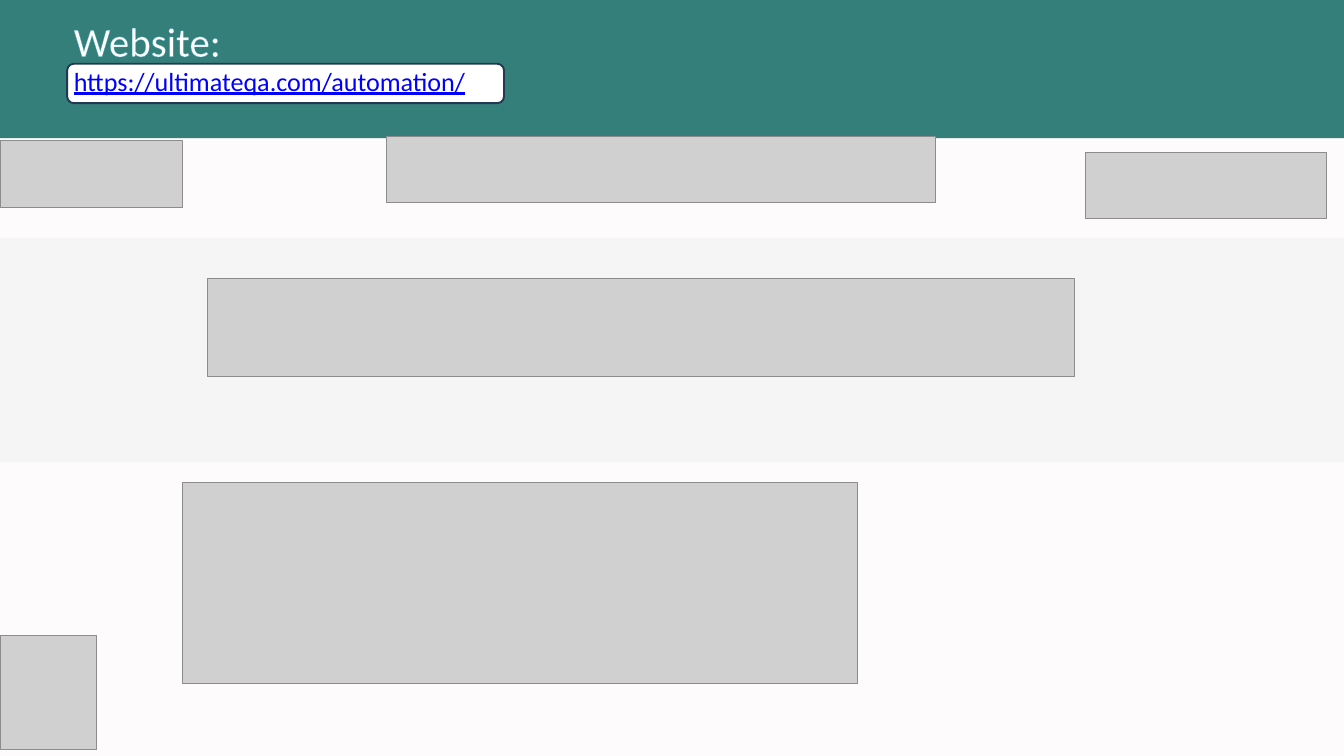
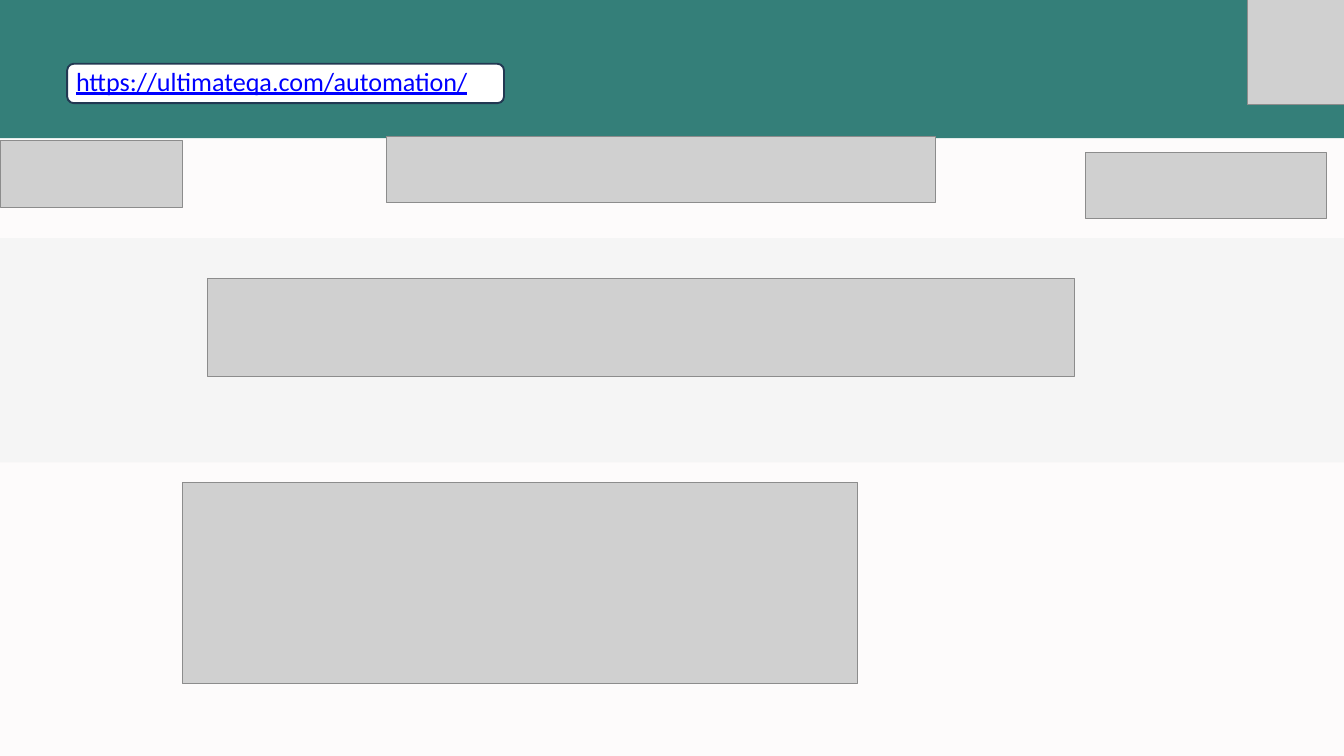
Before and after one commit to abeerali3/Automation-Project, a slide deck: slide 2 of Automation Project.pptx. Drawn at 1344x756 pixels with LibreOffice and Linux fonts; fonts in the diff are those of the drawing; grey boxes stand for pictures. Boxes give left, top, right and bottom in pixels: in the first picture for what was removed or moved away, otherwise in the second. Text is boxed around its words. In the diff, an @@ line names an element or a change of style, - is before the commit and + after.

```diff
--- a/Automation Project.pptx
+++ b/Automation Project.pptx
@@ picture: place and size @@
-picture at bbox=[0, 635, 97, 749]
+picture at bbox=[1247, 0, 1344, 105]
@@ text at bbox=[76, 73, 467, 96]: text changed @@
-Website: https://ultimateqa.com/automation/
+https://ultimateqa.com/automation/
```
Also in this commit, not shown: 3 other slides changed.
